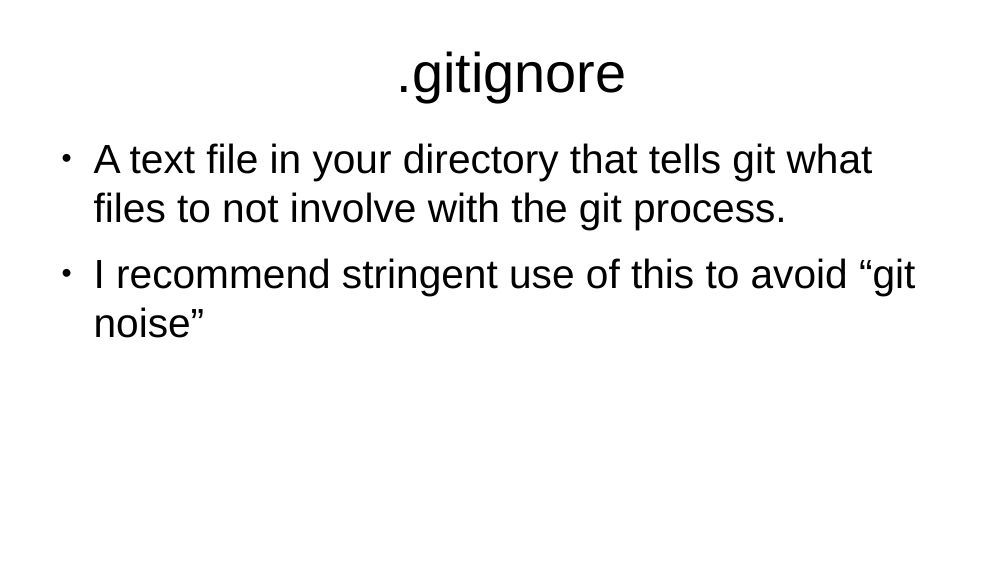
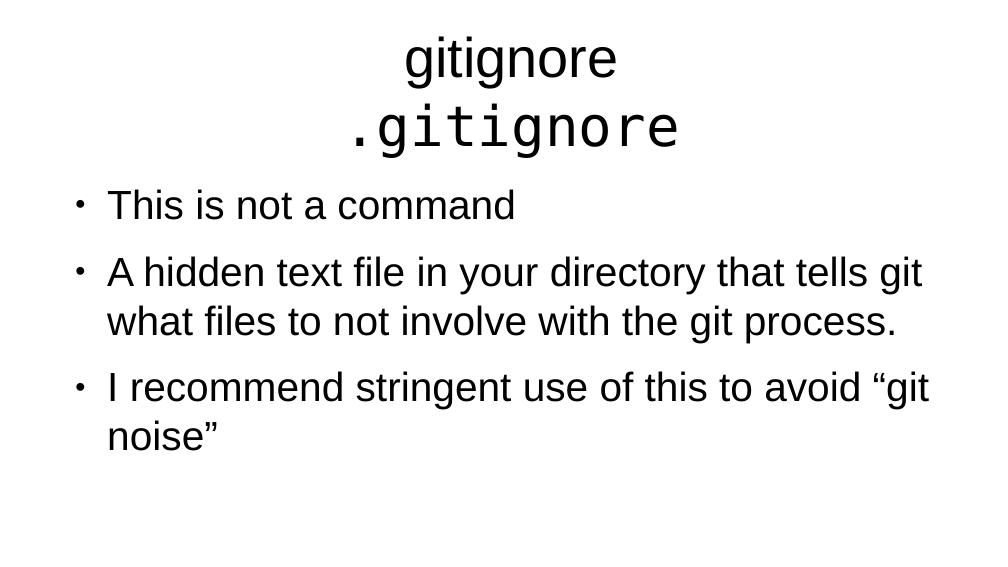
Before and after one commit to flintiii/TenStatementGit, a slide deck: slide 31 of vm_workshop_presentation.odp. Drawn at 1008x567 pixels with LibreOffice and Linux fonts; fonts in the diff are those of the drawing. Boxes give left, top, right and bottom in pixels: in the first picture for what was removed or moved away, otherwise in the second. Text is boxed around its words. In the diff, an @@ line names an element or a change of style, - is before the commit and + after.

```diff
--- a/vm_workshop_presentation.odp
+++ b/vm_workshop_presentation.odp
@@ title at (404, 36, 618, 87): text changed @@
-.gitignore
+gitignore
@@ title added at (343, 103, 679, 157), 44 pt, text #000000 @@
+.gitignore
@@ text "This is not a command": place and size @@
-text "This is not a command" at (94, 143, 915, 338)
+text "This is not a command" at (107, 189, 929, 451)
@@ text at (107, 189, 922, 342): text changed @@
-● A text file in your directory that tells git what files to not involve with the git process.
+● This is not a command
+● A hidden text file in your directory that tells git what files to not involve with the git process.
```
Also in this commit, not shown: 24 other slides changed, 2 slides added, 1 slide removed.
